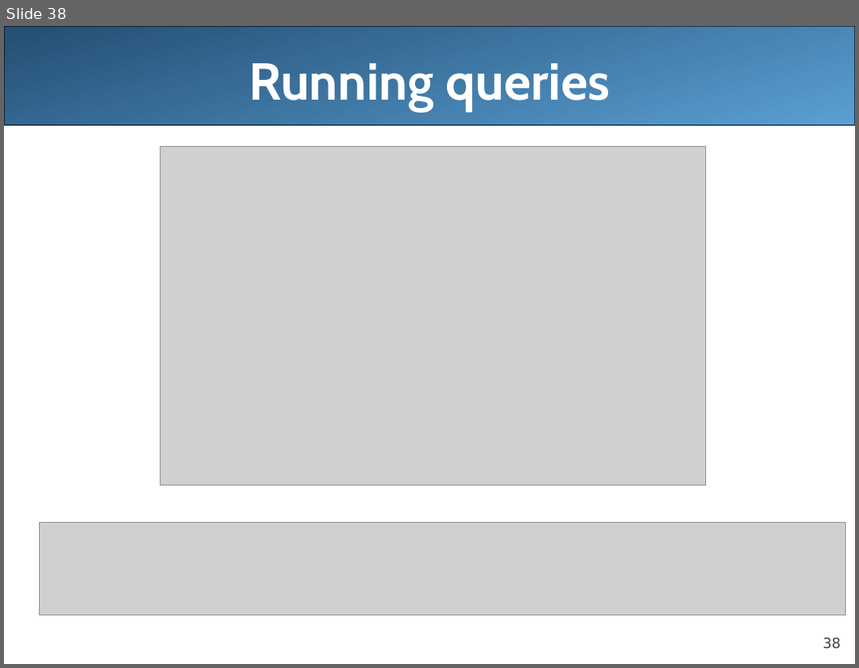
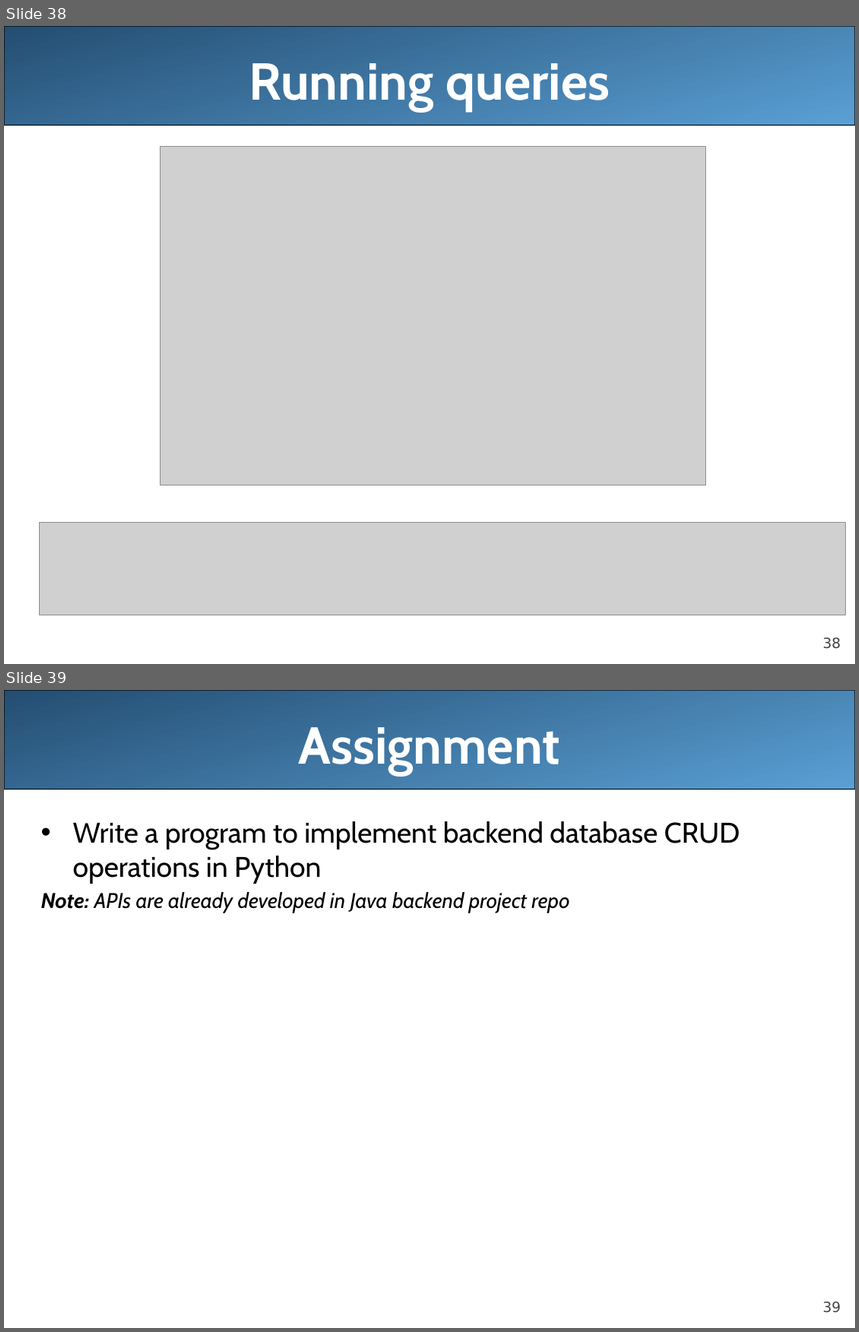
Before and after one commit to redvinca/Assignment, a slide deck: Docs/python-basics.pptx. Shown one above the other, each under a label of ours: slide 38 before the commit, slides 38 and 39 after it. The pictures are 859x668 and 859x1332 pixels, drawn with LibreOffice and Linux fonts; fonts in the diff are those of the drawing; grey boxes stand for pictures; background and template pictures are left out. Boxes give left, top, right and bottom in pixels: in the first picture for what was removed or moved away, otherwise in the second. Text is boxed around its words. In the diff, an @@ line names an element or a change of style, - is before the commit and + after.

```diff
--- a/Docs/python-basics.pptx
+++ b/Docs/python-basics.pptx
@@ slide 39 added at [4, 690, 855, 1328], background #FFFFFF; not listed: 2 template elements that a slide beside it also shows @@
@@ title added at [299, 727, 561, 775], 44 pt, text #FFFFFF, bold @@
+Assignment
@@ text added at [41, 821, 740, 913], 24 pt, text #000000 @@
+• Write a program to implement backend database CRUD operations in Python
+Note: APIs are already developed in Java backend project repo
```
Also in this commit, not shown: 5 other slides added.
